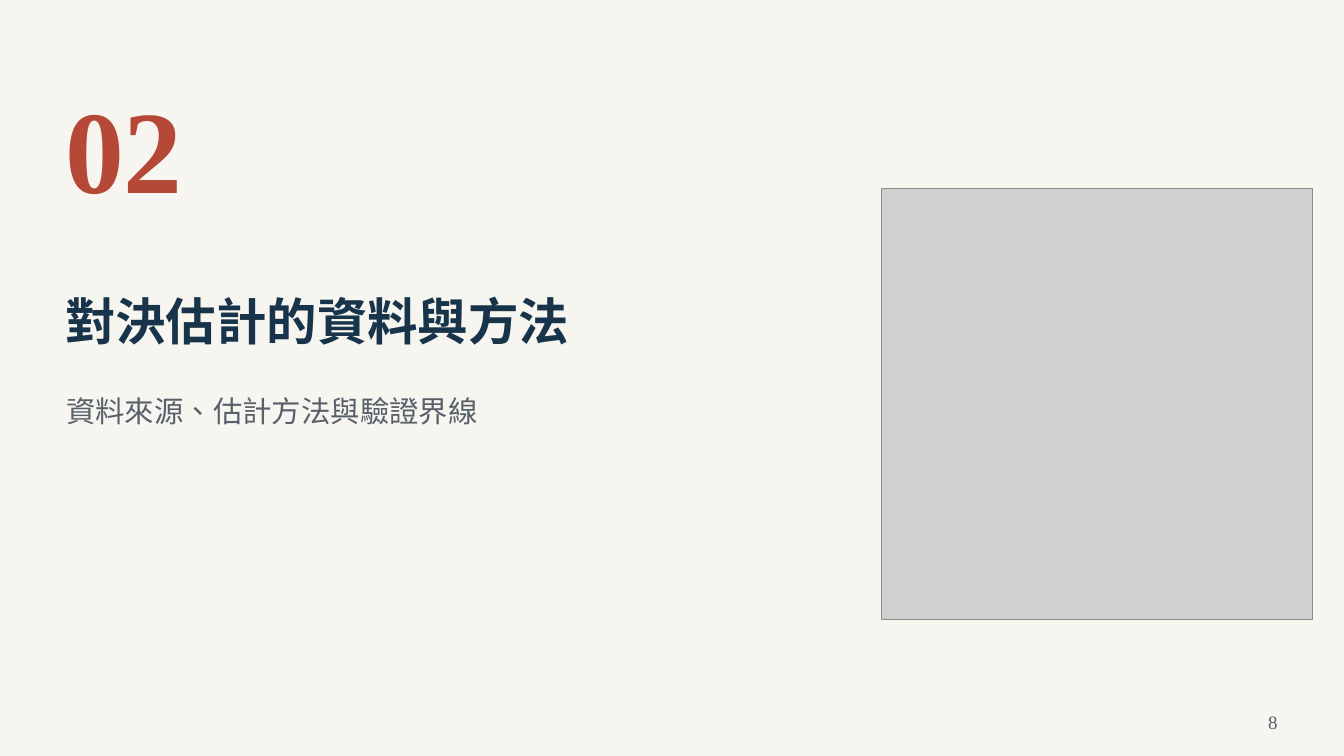
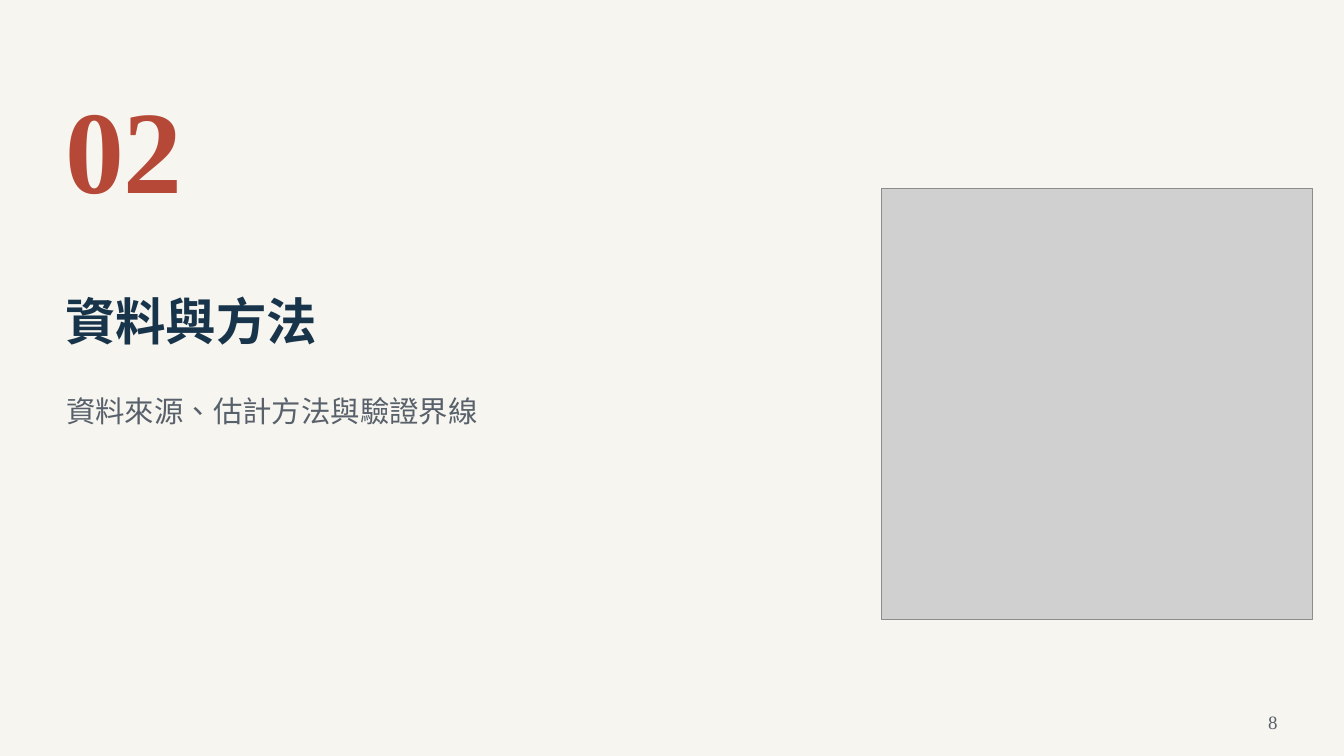
Before and after one commit to Da-Xiong-Chen/baseball_project, a slide deck: slide 8 of presentations/competition-2026/submission-20261023/一球兩面_參賽提案_32頁_20261023.pptx. Drawn at 1344x756 pixels with LibreOffice and Linux fonts; fonts in the diff are those of the drawing; grey boxes stand for pictures. Boxes give left, top, right and bottom in pixels: in the first picture for what was removed or moved away, otherwise in the second. Text is boxed around its words. In the diff, an @@ line names an element or a change of style, - is before the commit and + after.

```diff
--- a/presentations/competition-2026/submission-20261023/一球兩面_參賽提案_32頁_20261023.pptx
+++ b/presentations/competition-2026/submission-20261023/一球兩面_參賽提案_32頁_20261023.pptx
@@ text at box(65, 296, 317, 345): text changed @@
-對決估計的資料與方法
+資料與方法
```
Also in this commit, not shown: 15 other slides changed, 10 slides added, 10 slides removed, 4 other files.
